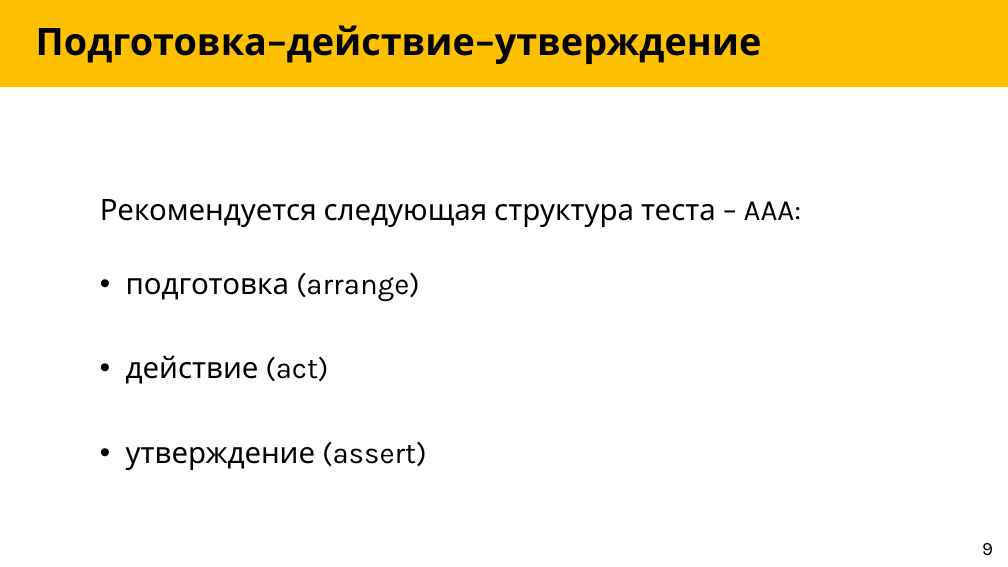
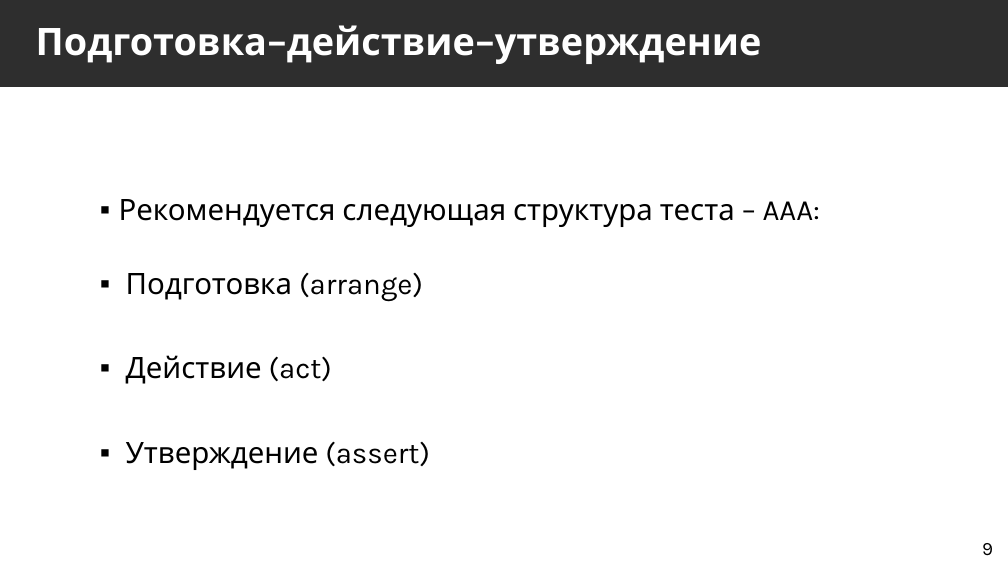
Before and after one commit to Markeli/BugsStrikesBack, a slide deck: slide 9 of docs/Markelow.UnitTests.pptx. Drawn at 1008x567 pixels with LibreOffice and Linux fonts; fonts in the diff are those of the drawing. Boxes give left, top, right and bottom in pixels: in the first picture for what was removed or moved away, otherwise in the second. Text is boxed around its words. In the diff, an @@ line names an element or a change of style, - is before the commit and + after.

Commit message:
Fixed theme and numeration in presentation

```diff
--- a/docs/Markelow.UnitTests.pptx
+++ b/docs/Markelow.UnitTests.pptx
@@ title "Подготовка–действие–утверждение" at <box>0,0,1008,87</box>: text colour #000000 to #FFFFFF; fill #FFC000 to #2E2E2E @@
@@ text at <box>119,199,820,227</box>: bullet none to ▪ @@
@@ text at <box>126,273,430,470</box>: text changed @@
-• подготовка (arrange)
-• действие (act)
-• утверждение (assert)
+▪ Подготовка (arrange)
+▪ Действие (act)
+▪ Утверждение (assert)
```
Also in this commit, not shown: 45 other slides changed, 7 slides added, 8 slides removed.
